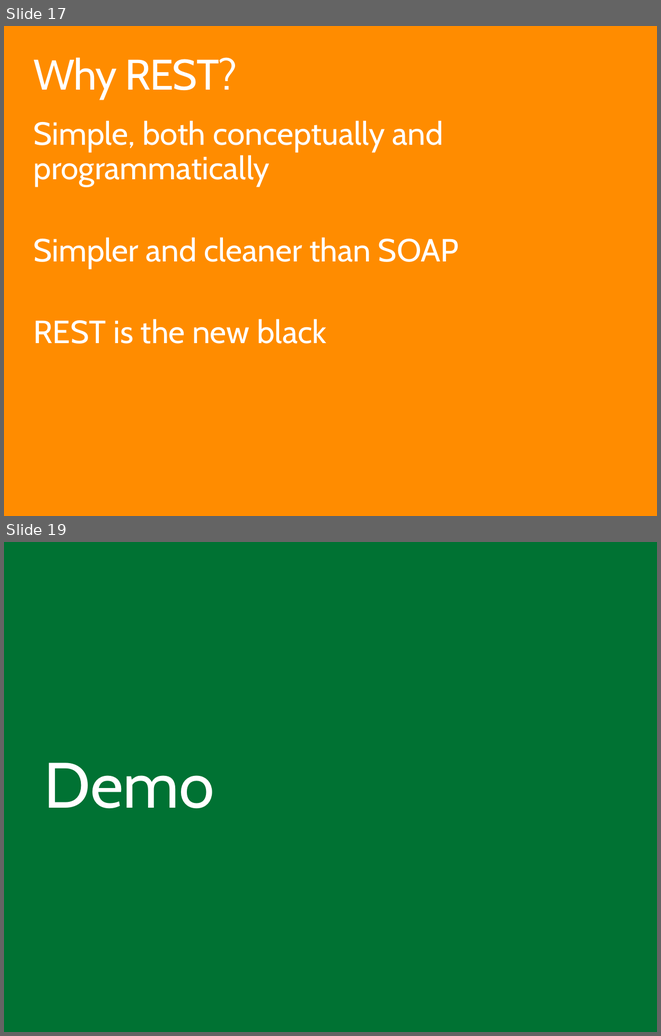
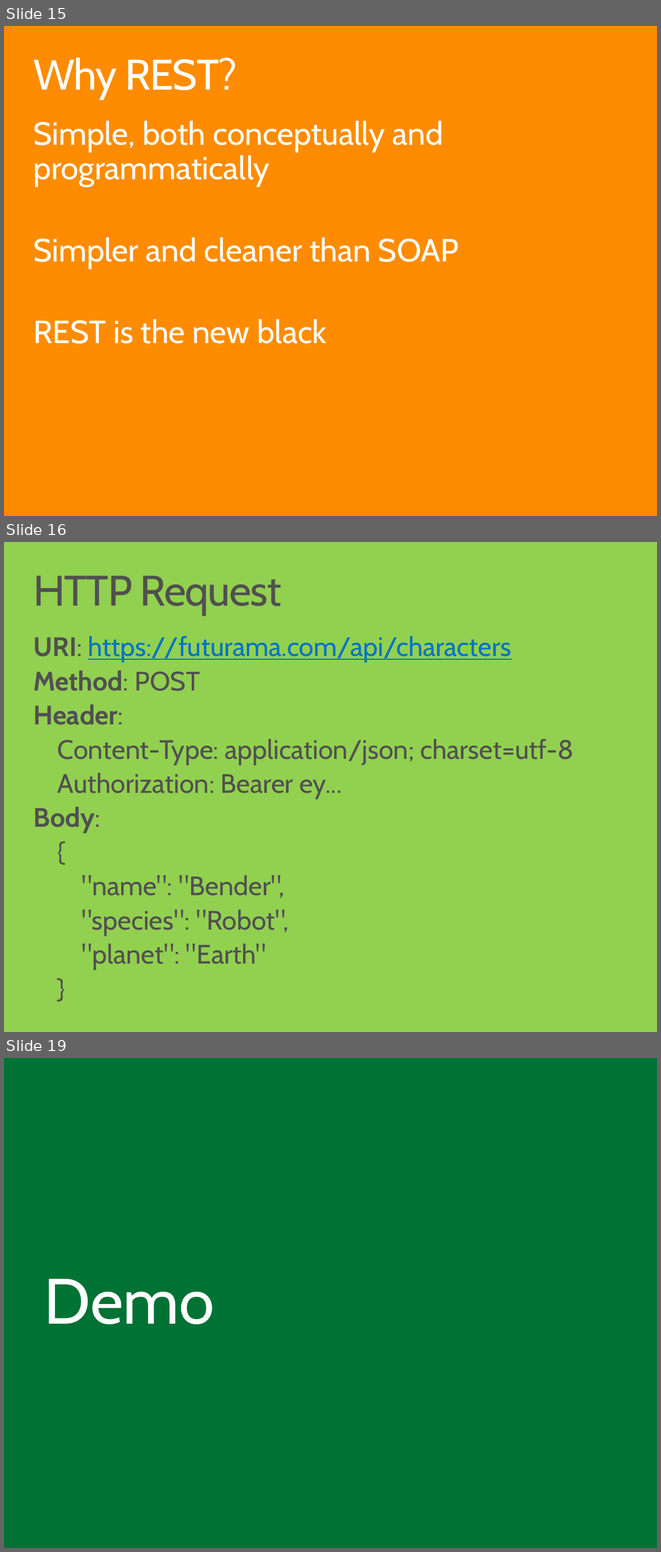
Before and after one commit to ondfisk/BDSA2018, a slide deck: Slides/Lecture07 - JSON and the REST, ASP.NET Core.pptx. Shown one above the other, each under a label of ours: slides 17 and 19 before the commit, slides 15, 16 and 19 after it; the slides between them are not shown. The pictures are 661x1036 and 661x1552 pixels, drawn with LibreOffice and Linux fonts; fonts in the diff are those of the drawing. Boxes give left, top, right and bottom in pixels: in the first picture for what was removed or moved away, otherwise in the second. Text is boxed around its words. In the diff, an @@ line names an element or a change of style, - is before the commit and + after.

```diff
--- a/Slides/Lecture07 - JSON and the REST, ASP.NET Core.pptx
+++ b/Slides/Lecture07 - JSON and the REST, ASP.NET Core.pptx
@@ slide 16 added at (4, 542, 657, 1032), background #92D050 @@
@@ title added at (33, 575, 282, 615), 48 pt, text #505050 @@
+HTTP Request
@@ text added at (34, 636, 574, 969), 30 pt, text #505050 @@
+URI: https://futurama.com/api/characters
+Method: POST
+Header:
+Content-Type: application/json; charset=utf-8
+Authorization: Bearer ey...
+Body:
+{
+"name": "Bender",
+"species": "Robot",
+"planet": "Earth"
+}
@@ what was slide 17 is now slide 15 @@
```
Also in this commit, not shown: 8 slides changed, 1 other slide added, 2 slides removed.
